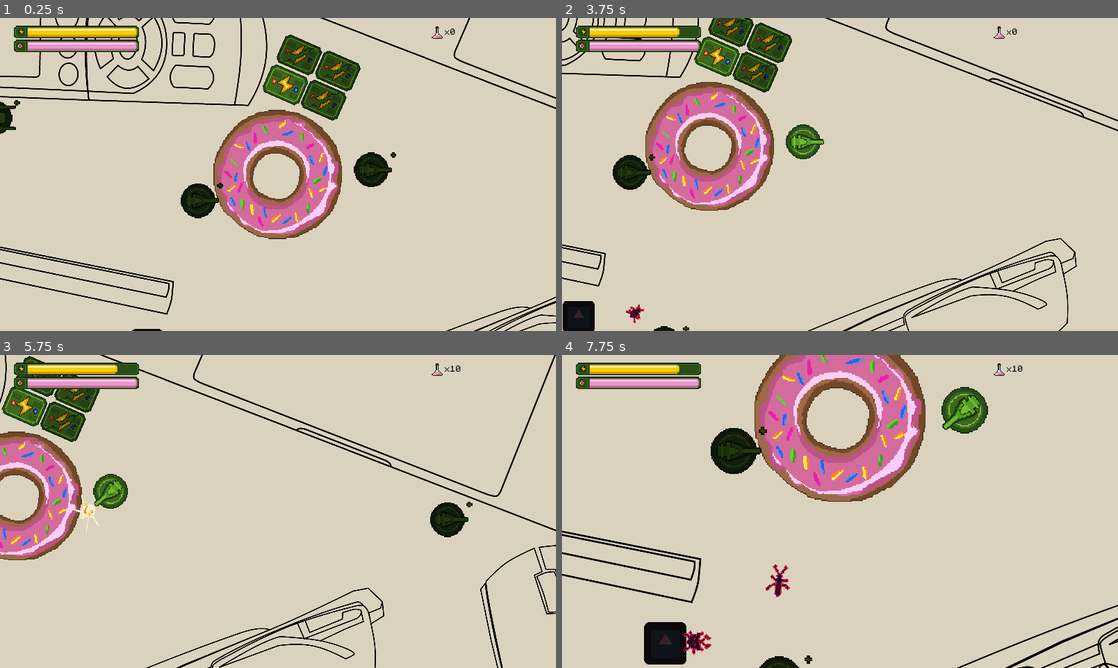
Above: before the commit, frames 1-4 (two rows, left to right).
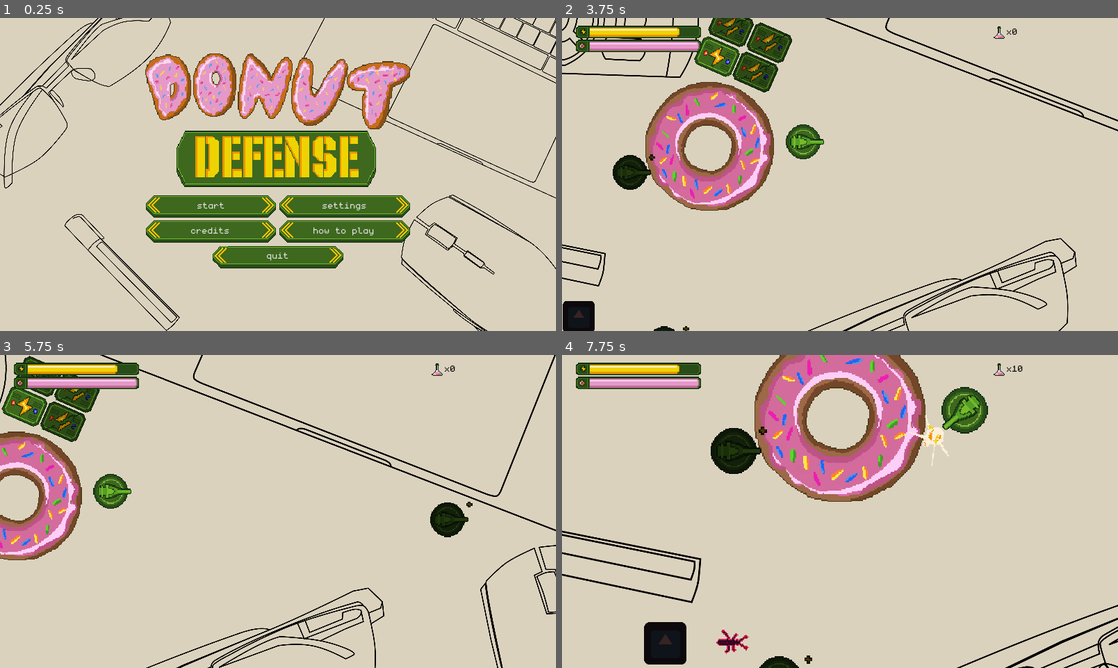
Above: after the commit, the same moments.

Repository: dmitriy-shmilo/gogodot-2021
Game: Godot game, scene res://title_screen/title_screen.tscn
The game is run twice, just before and just after one commit, with the same random seed, the same clock (stepped at 60 frames per second) and the same inputs. Before the commit the project starts from res://game_screen/game_screen.tscn. The engine's default icon, where the game draws it, is replaced by a stand-in: a white triangle on a blue panel in a dark square. Sound files missing from this copy of the repository are replaced by a short silence.
Inputs (mouse positions are in pixels of both pictures, inside the frame that each line leads up to):
- Up to frame 1 (0.25 s): no input
- Up to frame 2 (3.75 s): click (906, 205) at 0.5 s, where only the run after the commit has a clickable "settings"; click (840, 312) at 1.25 s, where only the run after the commit has a clickable "Back"; click (773, 205) at 2 s, where only the run after the commit has a clickable "start"; tap Enter at 2.75 s; move the mouse to (934, 171) at 2.77 s; hold D (right) 2.78-3.53 s; hold Mouse wheel up (zoom_in) 2.78-3.53 s; click (934, 171) at 2.92 s; move the mouse to (578, 208) at 3.52 s; hold S (down) from 3.53 s (still down); tap Mouse wheel down (zoom_out) at 3.6 s; click (578, 208) at 3.67 s
- Up to frame 3 (5.75 s): move the mouse to (100, 589) at 4.27 s; release S (down) at 4.28 s; hold D (right) 4.28-5.03 s; hold Mouse wheel up (zoom_in) 4.28-5.03 s; click (100, 589) at 4.42 s; move the mouse to (522, 367) at 5.02 s; hold W (up) from 5.03 s (still down); tap Mouse wheel down (zoom_out) at 5.1 s; click (522, 367) at 5.17 s
- Up to frame 4 (7.75 s): move the mouse to (1006, 558) at 5.77 s; release W (up) at 5.78 s; hold Mouse wheel up (zoom_in) 5.78-6.53 s; hold A (left) 5.78-7.28 s; move the mouse to (673, 464) at 6.52 s; tap Mouse wheel down (zoom_out) at 6.6 s; move the mouse to (867, 511) at 7.27 s; hold S (down) from 7.28 s (still down); hold Mouse wheel up (zoom_in) from 7.28 s (still down); click (867, 511) at 7.42 s

The runs differ from the first frame. In frame 1, 30% of the frame differs, in the area x 0-100%, y 0-100%; in frame 2, less than 0.1%; in frame 3, 0.4%; in frame 4, 0.8%.

Commit message:
Title menu music. Fix sound settings not applying on load.

Diff:
--- a/src/project.godot
+++ b/src/project.godot
@@ -75,13 +75,14 @@
 [application]
 
 config/name="donutdefense"
-run/main_scene="res://game_screen/game_screen.tscn"
+run/main_scene="res://title_screen/title_screen.tscn"
 config/icon="res://icon.png"
 
 [autoload]
 
 ErrorHandler="*res://util/error_handler.gd"
 Settings="*res://util/settings.gd"
+MenuMusic="*res://title_screen/menu_music.tscn"
 
 [debug]
 
--- a/src/settings_screen/settings_screen.tscn
+++ b/src/settings_screen/settings_screen.tscn
@@ -30,14 +30,14 @@
 
 [node name="TitleLabel" type="Label" parent="VBoxContainer"]
 margin_right = 543.0
-margin_bottom = 14.0
+margin_bottom = 13.0
 text = "Settings"
 align = 1
 
 [node name="PanelContainer" type="PanelContainer" parent="VBoxContainer"]
-margin_top = 18.0
+margin_top = 17.0
 margin_right = 543.0
-margin_bottom = 295.0
+margin_bottom = 290.0
 size_flags_vertical = 3
 __meta__ = {
 "_edit_use_anchors_": false
@@ -47,13 +47,13 @@
 margin_left = 7.0
 margin_top = 7.0
 margin_right = 536.0
-margin_bottom = 270.0
+margin_bottom = 266.0
 
 [node name="SoundSettings" type="VBoxContainer" parent="VBoxContainer/PanelContainer/TabContainer"]
 anchor_right = 1.0
 anchor_bottom = 1.0
 margin_left = 4.0
-margin_top = 32.0
+margin_top = 31.0
 margin_right = -4.0
 margin_bottom = -4.0
 size_flags_horizontal = 3
@@ -61,13 +61,13 @@
 alignment = 1
 
 [node name="MasterVolume" type="HBoxContainer" parent="VBoxContainer/PanelContainer/TabContainer/SoundSettings"]
-margin_top = 75.0
-margin_right = 521.0
-margin_bottom = 91.0
+margin_top = 74.0
+margin_right = 521.0
+margin_bottom = 90.0
 alignment = 1
 
 [node name="VolumeLabel" type="Label" parent="VBoxContainer/PanelContainer/TabContainer/SoundSettings/MasterVolume"]
-margin_left = 141.0
+margin_left = 162.0
 margin_right = 258.0
 margin_bottom = 16.0
 size_flags_horizontal = 10
@@ -82,13 +82,13 @@
 size_flags_horizontal = 2
 
 [node name="MusicVolume" type="HBoxContainer" parent="VBoxContainer/PanelContainer/TabContainer/SoundSettings"]
-margin_top = 95.0
-margin_right = 521.0
-margin_bottom = 111.0
+margin_top = 94.0
+margin_right = 521.0
+margin_bottom = 110.0
 alignment = 1
 
 [node name="VolumeLabel" type="Label" parent="VBoxContainer/PanelContainer/TabContainer/SoundSettings/MusicVolume"]
-margin_left = 147.0
+margin_left = 168.0
 margin_right = 258.0
 margin_bottom = 16.0
 size_flags_horizontal = 10
@@ -103,13 +103,13 @@
 size_flags_horizontal = 2
 
 [node name="SfxVolume" type="HBoxContainer" parent="VBoxContainer/PanelContainer/TabContainer/SoundSettings"]
-margin_top = 115.0
-margin_right = 521.0
-margin_bottom = 131.0
+margin_top = 114.0
+margin_right = 521.0
+margin_bottom = 130.0
 alignment = 1
 
 [node name="VolumeLabel" type="Label" parent="VBoxContainer/PanelContainer/TabContainer/SoundSettings/SfxVolume"]
-margin_left = 168.0
+margin_left = 180.0
 margin_right = 258.0
 margin_bottom = 16.0
 size_flags_horizontal = 10
@@ -124,13 +124,13 @@
 size_flags_horizontal = 2
 
 [node name="SpeechVolume" type="HBoxContainer" parent="VBoxContainer/PanelContainer/TabContainer/SoundSettings"]
-margin_top = 135.0
-margin_right = 521.0
-margin_bottom = 151.0
+margin_top = 134.0
+margin_right = 521.0
+margin_bottom = 150.0
 alignment = 1
 
 [node name="VolumeLabel" type="Label" parent="VBoxContainer/PanelContainer/TabContainer/SoundSettings/SpeechVolume"]
-margin_left = 140.0
+margin_left = 162.0
 margin_right = 258.0
 margin_bottom = 16.0
 size_flags_horizontal = 10
@@ -149,15 +149,15 @@
 anchor_right = 1.0
 anchor_bottom = 1.0
 margin_left = 4.0
-margin_top = 32.0
+margin_top = 31.0
 margin_right = -4.0
 margin_bottom = -4.0
 
 [node name="GridContainer" type="GridContainer" parent="VBoxContainer/PanelContainer/TabContainer/KeyBindings"]
 margin_left = 260.0
-margin_top = 113.0
+margin_top = 112.0
 margin_right = 260.0
-margin_bottom = 113.0
+margin_bottom = 112.0
 size_flags_horizontal = 6
 size_flags_vertical = 6
 custom_constants/vseparation = 10
@@ -165,9 +165,9 @@
 columns = 4
 
 [node name="BackButton" type="Button" parent="VBoxContainer"]
-margin_left = 250.0
-margin_top = 299.0
-margin_right = 292.0
+margin_left = 237.0
+margin_top = 294.0
+margin_right = 305.0
 margin_bottom = 319.0
 size_flags_horizontal = 4
 shortcut = ExtResource( 2 )
--- /dev/null
+++ b/src/title_screen/menu_music.tscn
@@ -0,0 +1,7 @@
+[gd_scene load_steps=2 format=2]
+
+[ext_resource path="res://assets/title1.ogg" type="AudioStream" id=1]
+
+[node name="Player" type="AudioStreamPlayer"]
+stream = ExtResource( 1 )
+bus = "Music"
--- a/src/title_screen/title_screen.gd
+++ b/src/title_screen/title_screen.gd
@@ -6,6 +6,8 @@
 func _ready() -> void:
 	_quit_button.visible = not OS.has_feature("HTML5")
 	Settings.load_settings()
+	if not MenuMusic.playing:
+		MenuMusic.play()
 
 
 func _on_QuitButton_pressed() -> void:
--- a/src/title_screen/title_screen.tscn
+++ b/src/title_screen/title_screen.tscn
@@ -59,10 +59,30 @@
 texture = ExtResource( 1 )
 stretch_mode = 4
 
-[node name="HBoxContainer" type="HBoxContainer" parent="VBoxContainer"]
+[node name="HBoxContainer2" type="HBoxContainer" parent="VBoxContainer"]
 margin_top = 164.0
 margin_right = 320.0
 margin_bottom = 189.0
+alignment = 1
+
+[node name="NewGameButton" type="Button" parent="VBoxContainer/HBoxContainer2"]
+margin_left = 8.0
+margin_right = 158.0
+margin_bottom = 25.0
+rect_min_size = Vector2( 150, 0 )
+text = "start"
+
+[node name="SettingsButton" type="Button" parent="VBoxContainer/HBoxContainer2"]
+margin_left = 162.0
+margin_right = 312.0
+margin_bottom = 25.0
+rect_min_size = Vector2( 150, 0 )
+text = "settings"
+
+[node name="HBoxContainer" type="HBoxContainer" parent="VBoxContainer"]
+margin_top = 193.0
+margin_right = 320.0
+margin_bottom = 218.0
 alignment = 1
 
 [node name="CreditsButton" type="Button" parent="VBoxContainer/HBoxContainer"]
@@ -79,26 +99,6 @@
 rect_min_size = Vector2( 150, 0 )
 text = "how to play"
 
-[node name="HBoxContainer2" type="HBoxContainer" parent="VBoxContainer"]
-margin_top = 193.0
-margin_right = 320.0
-margin_bottom = 218.0
-alignment = 1
-
-[node name="NewGameButton" type="Button" parent="VBoxContainer/HBoxContainer2"]
-margin_left = 8.0
-margin_right = 158.0
-margin_bottom = 25.0
-rect_min_size = Vector2( 150, 0 )
-text = "start"
-
-[node name="SettingsButton" type="Button" parent="VBoxContainer/HBoxContainer2"]
-margin_left = 162.0
-margin_right = 312.0
-margin_bottom = 25.0
-rect_min_size = Vector2( 150, 0 )
-text = "settings"
-
 [node name="QuitButton" type="Button" parent="VBoxContainer"]
 margin_left = 85.0
 margin_top = 222.0
--- a/src/util/settings.gd
+++ b/src/util/settings.gd
@@ -110,10 +110,10 @@
 
 
 func _set_from_data(data: Dictionary) -> void:
-	master_volume = data["sound"].get("master_volume", DEFAULT_VOLUME)
-	sfx_volume = data["sound"].get("sfx_volume", DEFAULT_VOLUME)
-	music_volume = data["sound"].get("music_volume", DEFAULT_VOLUME)
-	speech_volume = data["sound"].get("speech_volume", DEFAULT_VOLUME)
+	set_master_volume(data["sound"].get("master_volume", DEFAULT_VOLUME))
+	set_sfx_volume(data["sound"].get("sfx_volume", DEFAULT_VOLUME))
+	set_music_volume(data["sound"].get("music_volume", DEFAULT_VOLUME))
+	set_speech_volume(data["sound"].get("speech_volume", DEFAULT_VOLUME))
 
 	var actions = InputMap.get_actions()
 	for action in actions:
Not shown, added: src/assets/title1.ogg.import
Not shown: 1 places in src/title_screen/title_screen.tscn that only renumber resources
Not shown, added: src/assets/title1.ogg
